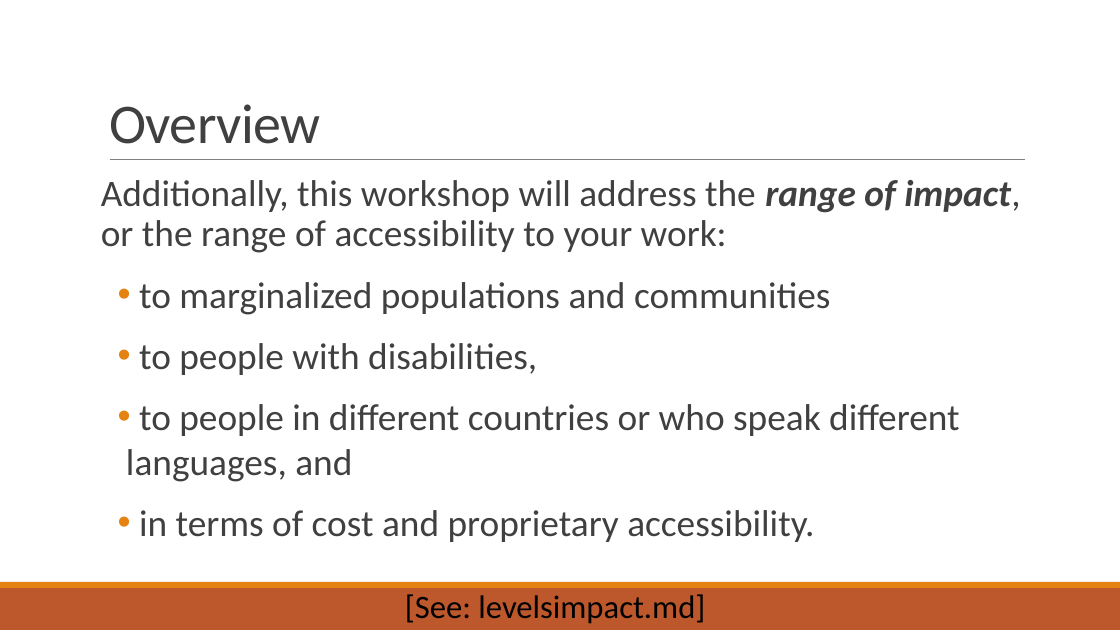
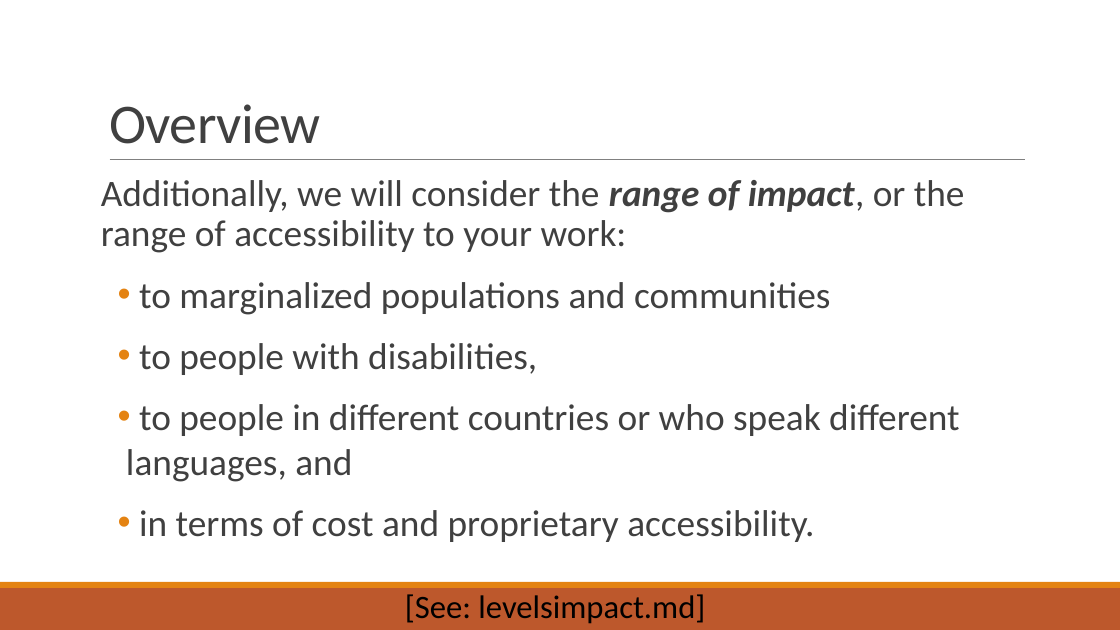
Before and after one commit to dhsouthbend/ethics, a slide deck: slide 15 of slides_ethics.pptx. Drawn at 1120x630 pixels with LibreOffice and Linux fonts; fonts in the diff are those of the drawing. Boxes give left, top, right and bottom in pixels: in the first picture for what was removed or moved away, otherwise in the second. Text is boxed around its words. In the diff, an @@ line names an element or a change of style, - is before the commit and + after.

```diff
--- a/slides_ethics.pptx
+++ b/slides_ethics.pptx
@@ text at [101,180,965,253]: text changed @@
-Additionally, this workshop will address the range of impact, or the range of accessibility to your work:
+Additionally, we will consider the range of impact, or the range of accessibility to your work:
```
Also in this commit, not shown: 12 other slides changed, 2 slides added, 5 slides removed, 1 other file.
